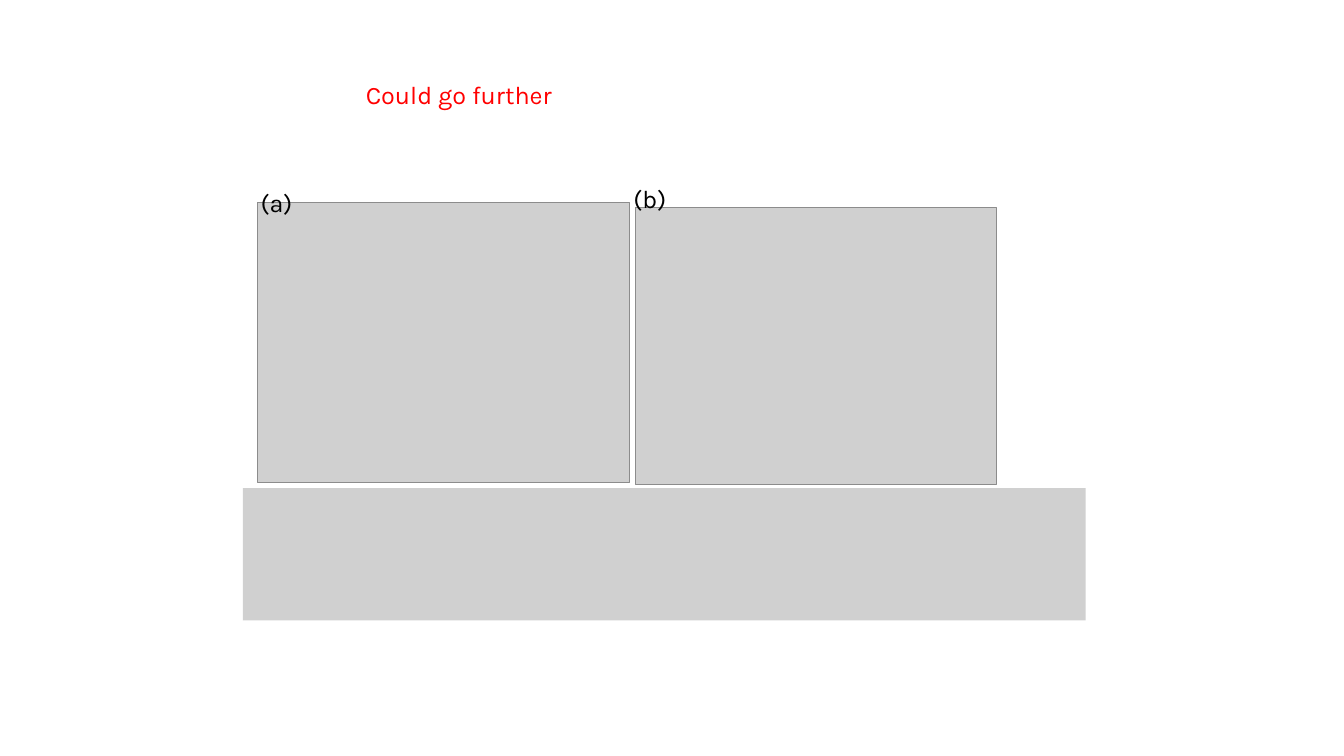
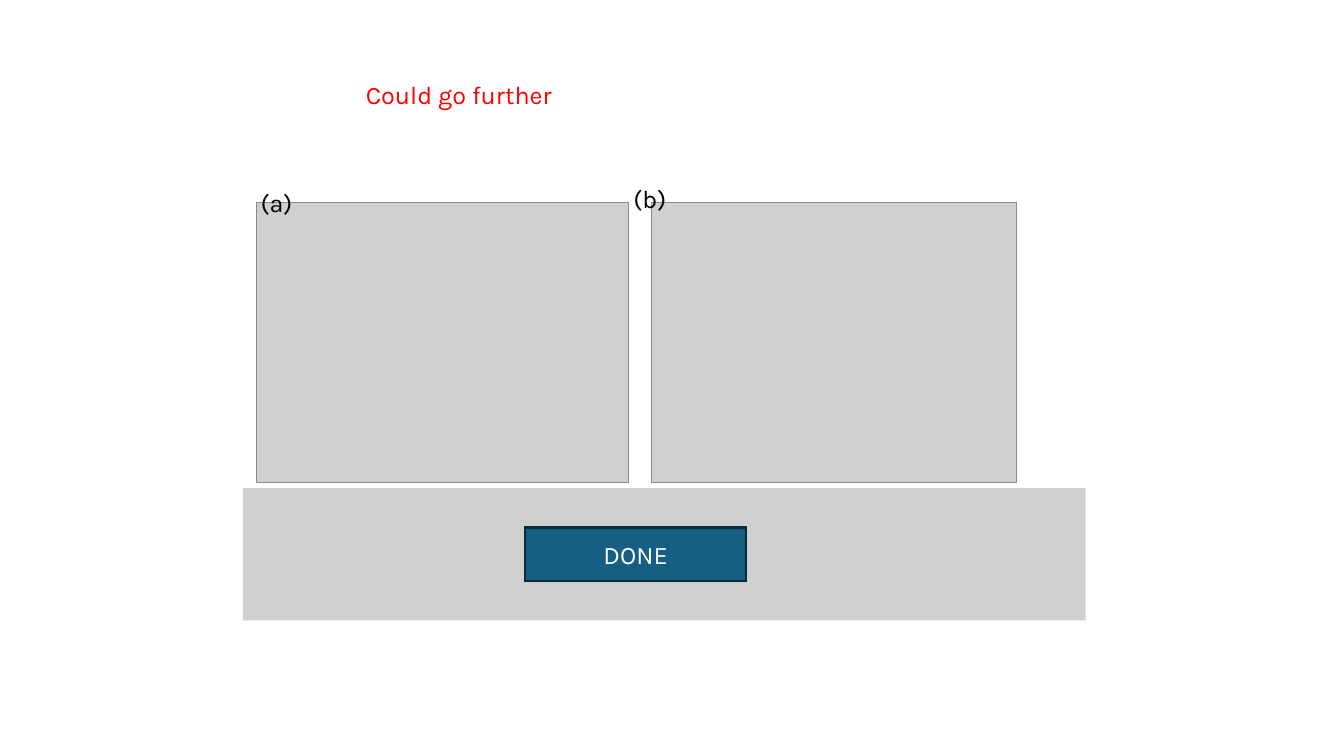
Before and after one commit to tyokokur/presentations, a slide deck: slide 6 of SYSG3_paper.pptx. Drawn at 1344x756 pixels with LibreOffice and Linux fonts; fonts in the diff are those of the drawing; grey boxes stand for pictures. Boxes give left, top, right and bottom in pixels: in the first picture for what was removed or moved away, otherwise in the second. Text is boxed around its words. In the diff, an @@ line names an element or a change of style, - is before the commit and + after.

```diff
--- a/SYSG3_paper.pptx
+++ b/SYSG3_paper.pptx
@@ picture: place and size @@
-picture at bbox=[636, 208, 997, 485]
+picture at bbox=[651, 203, 1016, 483]
@@ rectangle added at bbox=[525, 527, 747, 581], fill #156082, outline #092A39 1.5 pt, 18 pt, text #FFFFFF @@
+DONE
```
Also in this commit, not shown: 4 other slides changed.
